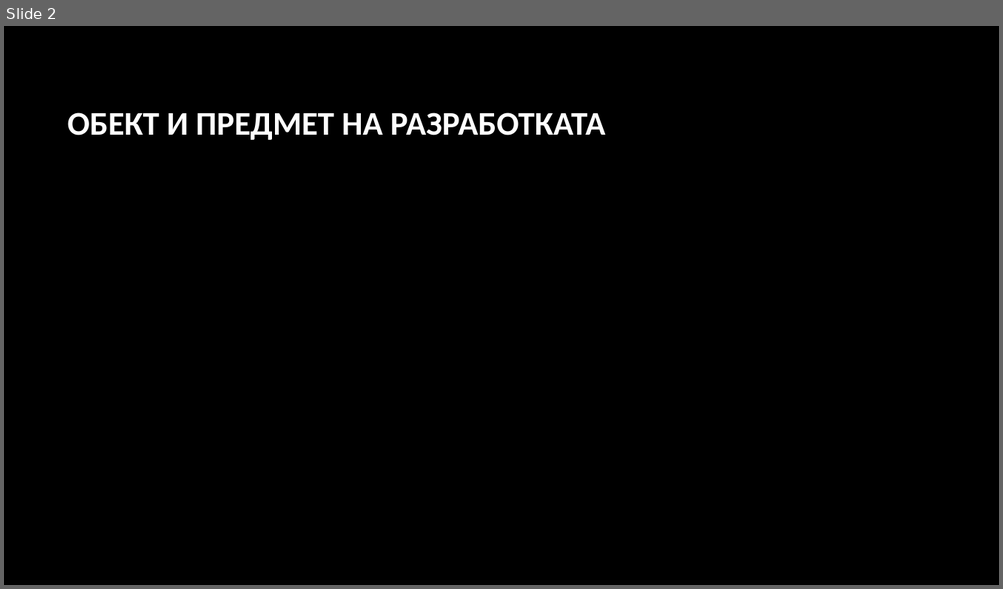
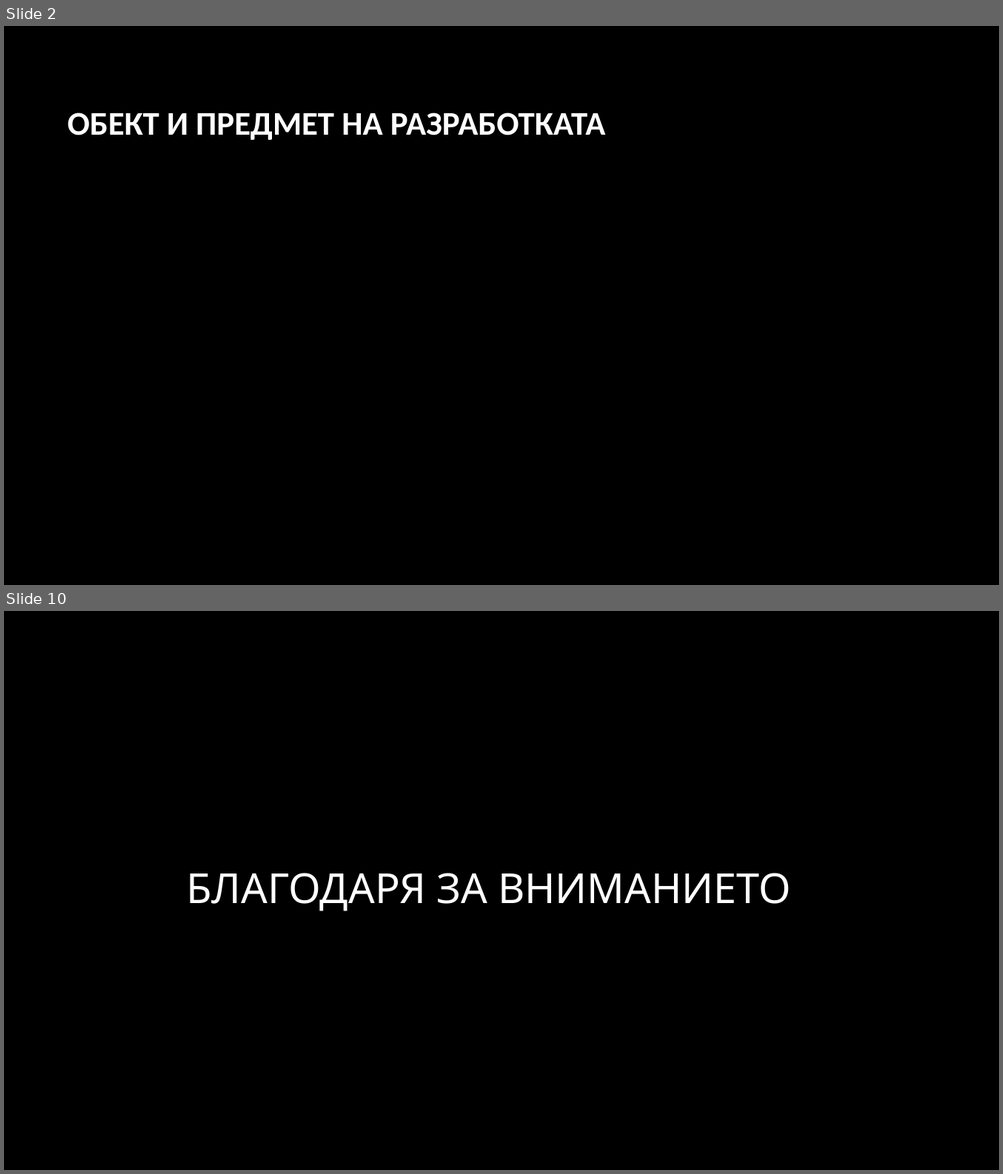
Before and after one commit to pgee-dzi2024/ThemeSP_2603, a slide deck: DR/Защита.pptx. Shown one above the other, each under a label of ours: slide 2 before the commit, slides 2 and 10 after it; the slides between them are not shown. The pictures are 1003x589 and 1003x1174 pixels, drawn with LibreOffice and Linux fonts; fonts in the diff are those of the drawing; background and template pictures are left out. Boxes give left, top, right and bottom in pixels: in the first picture for what was removed or moved away, otherwise in the second. Text is boxed around its words. In the diff, an @@ line names an element or a change of style, - is before the commit and + after.

```diff
--- a/DR/Защита.pptx
+++ b/DR/Защита.pptx
@@ slide 10 added at box(4, 611, 999, 1170), background #000000 @@
@@ title added at box(186, 873, 791, 911), 40 pt, text #FFFFFF @@
+БЛАГОДАРЯ ЗА ВНИМАНИЕТО
```
Also in this commit, not shown: 7 slides changed, 1 slide removed, 1 other file.
